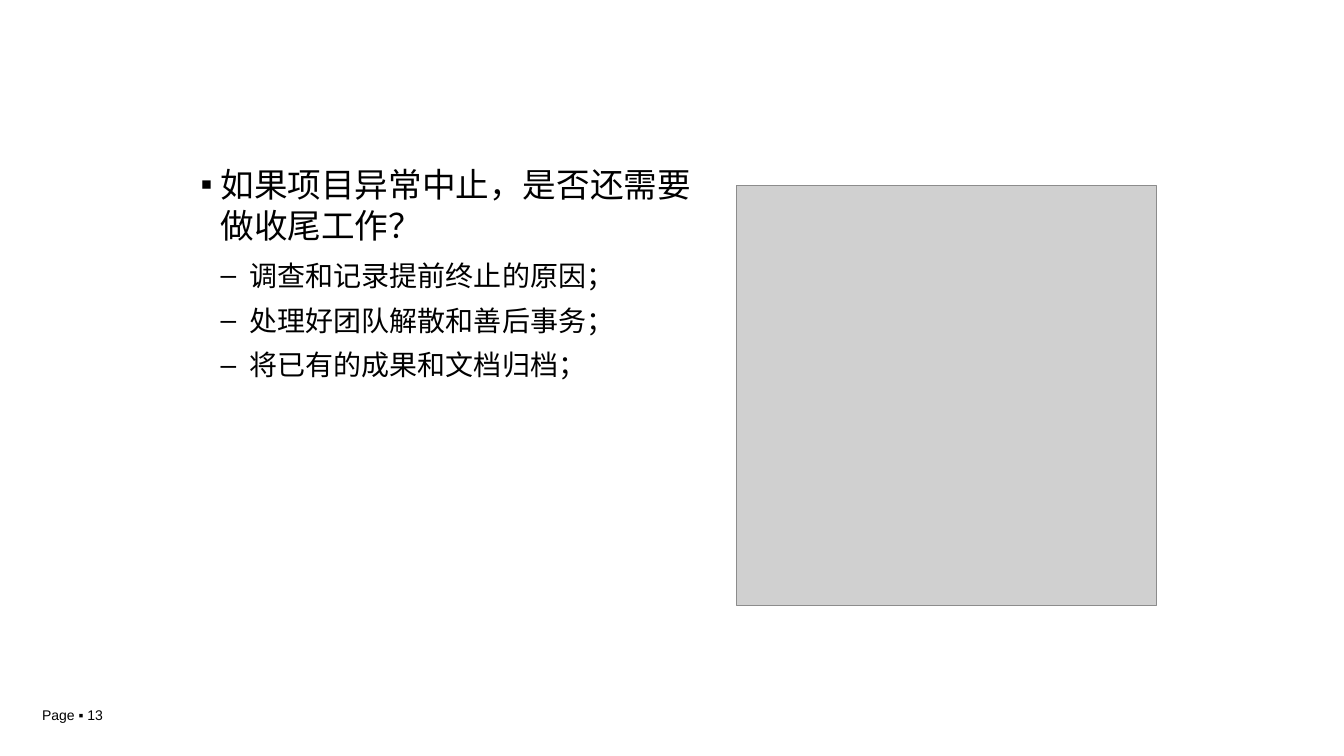
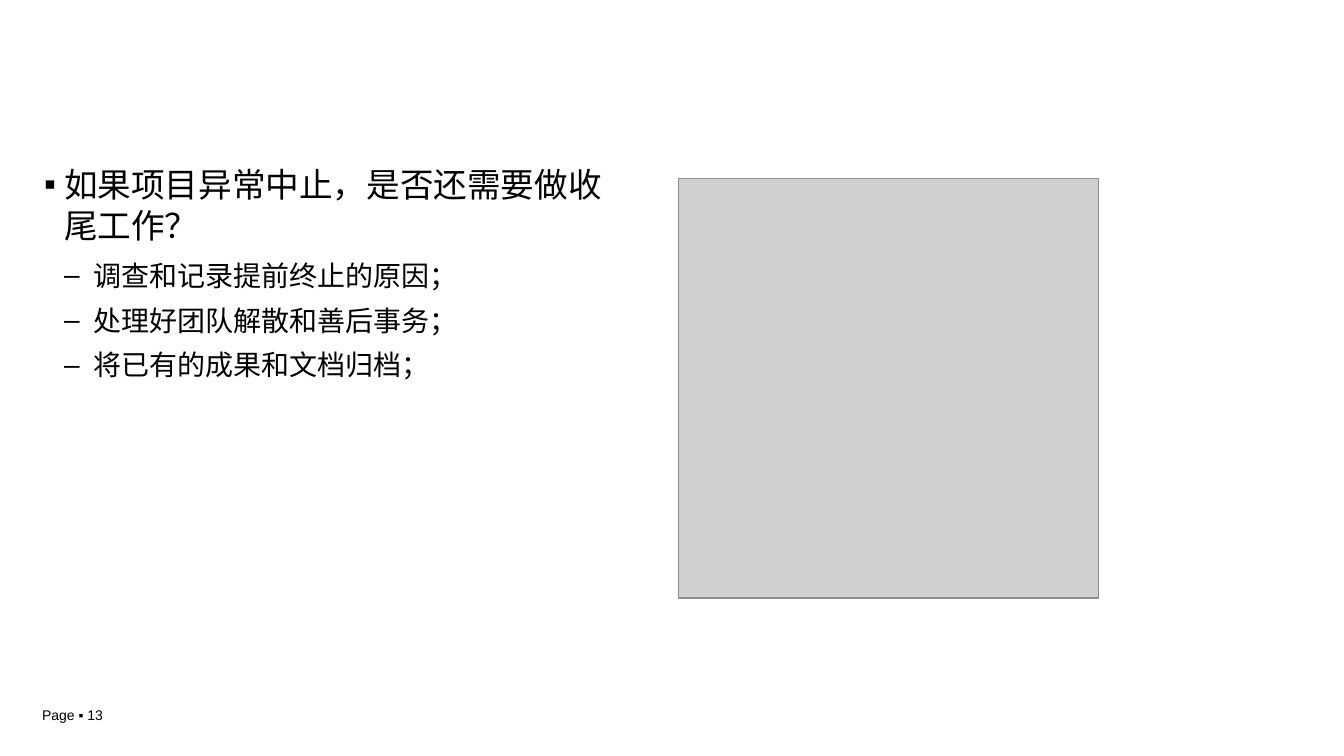
Before and after one commit to DongChengXiao/It_Project_Management, a slide deck: slide 13 of 第5章 项目收尾.pptx. Drawn at 1344x756 pixels with LibreOffice and Linux fonts; fonts in the diff are those of the drawing; grey boxes stand for pictures; background and template pictures are left out. Boxes give left, top, right and bottom in pixels: in the first picture for what was removed or moved away, otherwise in the second. Text is boxed around its words. In the diff, an @@ line names an element or a change of style, - is before the commit and + after.

Commit message:
项目收尾

```diff
--- a/第5章 项目收尾.pptx
+++ b/第5章 项目收尾.pptx
@@ text "如果项目异常中止，是否还需要做收尾工作？" rewrapped from <box>221,168,691,380</box> to <box>64,168,602,380</box> @@
@@ picture: place and size @@
-picture at <box>736,186,1156,606</box>
+picture at <box>679,178,1099,599</box>
```
Also in this commit, not shown: 9 other slides changed.
